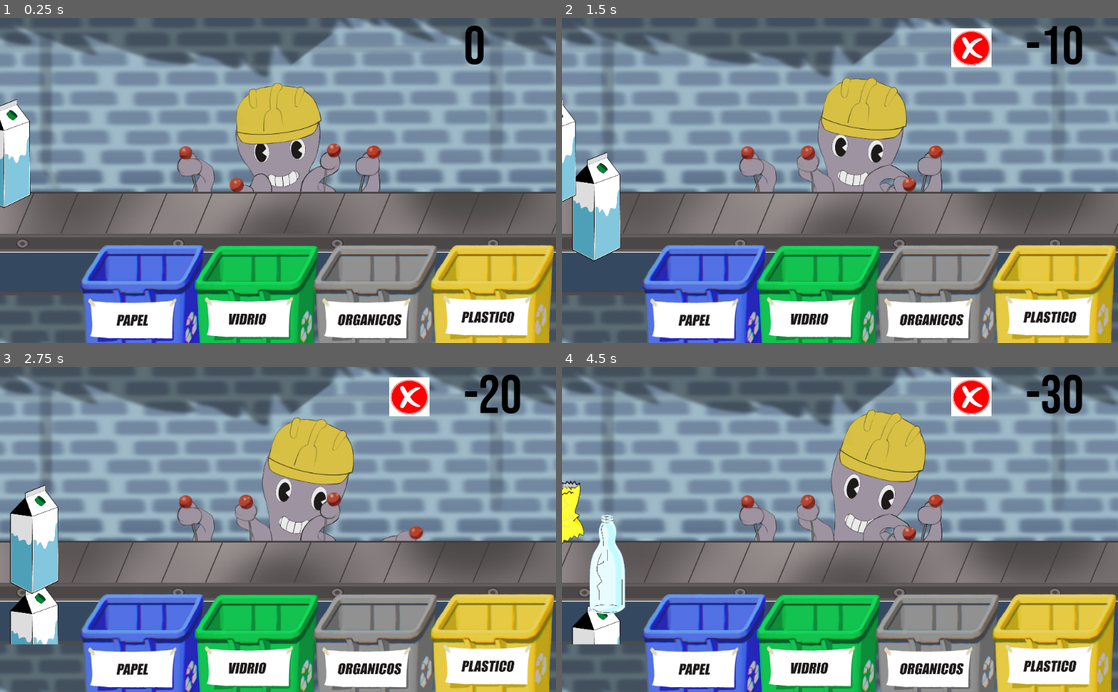
Above: before the commit, frames 1-4 (two rows, left to right).
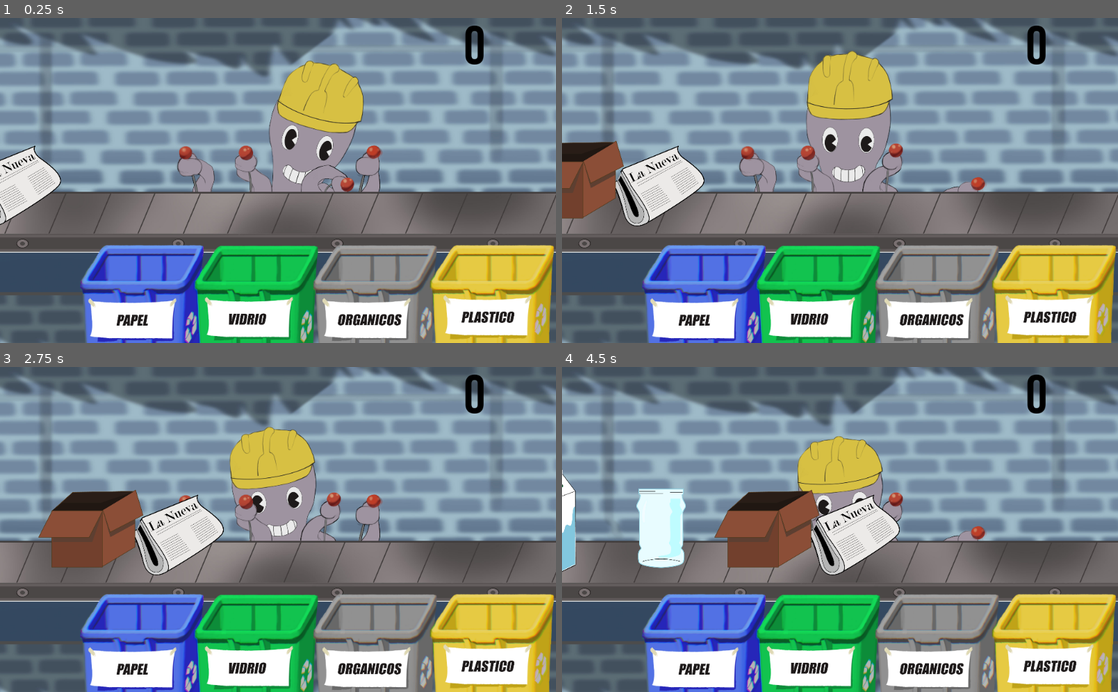
Above: after the commit, the same moments.

Repository: caburet/bu-cake
Game: Godot game, scene res://main.tscn
Two runs of this game, one before a commit and one after it. Both use one fixed random seed, a clock stepped at 60 frames per second and the inputs below.
Inputs (mouse positions are in pixels of both pictures, inside the frame that each line leads up to):
- Up to frame 1 (0.25 s): no input
- Up to frame 2 (1.5 s): tap Enter at 0.5 s; move the mouse to (595, 161) at 0.52 s; click (595, 161) at 0.67 s; move the mouse to (728, 196) at 1.27 s; click (728, 196) at 1.42 s
- Up to frame 3 (2.75 s): move the mouse to (33, 510) at 2.02 s; click (33, 510) at 2.17 s
- Up to frame 4 (4.5 s): move the mouse to (812, 594) at 2.77 s; click (812, 594) at 2.92 s; move the mouse to (595, 510) at 3.52 s; click (595, 510) at 3.67 s; move the mouse to (673, 480) at 4.27 s; click (673, 480) at 4.42 s

The runs differ from the first frame. In frame 1, 8.4% of the frame differs, in the area x 0-100%, y 13-67%; in frame 2, 13%; in frame 3, 16%; in frame 4, 18%, in the area x 0-99%, y 2-86%.

Commit message:
aca esta otro commit

Diff:
--- a/main.tscn
+++ b/main.tscn
@@ -76,6 +76,7 @@
 "
 
 [node name="ok" type="Node2D" parent="."]
+editor/display_folded = true
 position = Vector2( -78.9248, -26.3083 )
 
 [node name="Sprite5" type="Sprite" parent="ok"]
@@ -114,6 +115,7 @@
 scale = Vector2( 0.3, 0.3 )
 z_index = -10
 frames = SubResource( 2 )
+frame = 10
 speed_scale = 2.0
 playing = true
 
@@ -123,7 +125,7 @@
 position = Vector2( 518.374, 290.69 )
 scale = Vector2( 0.3, 0.3 )
 frames = SubResource( 4 )
-frame = 1
+frame = 2
 playing = true
 
 [node name="cinta" type="Node" parent="."]
@@ -132,7 +134,6 @@
 position = Vector2( 508.35, 376.609 )
 scale = Vector2( 0.4, 0.3 )
 frames = SubResource( 3 )
-frame = 1
 speed_scale = 2.0
 playing = true
 
--- a/vaso.tscn
+++ b/vaso.tscn
@@ -11,7 +11,7 @@
 script = ExtResource( 1 )
 
 [node name="Area2D" type="Area2D" parent="."]
-position = Vector2( 1.62903, 261.457 )
+position = Vector2( 1.62905, 299.976 )
 script = ExtResource( 2 )
 __meta__ = {
 "_edit_group_": true
--- a/vasoArea2D.gd
+++ b/vasoArea2D.gd
@@ -26,24 +26,41 @@
 		pass
 		#print ("genero basura  3")
 
+	#const pre1 = "res://assets-items/papel/sprites-1.png"
+	#const pre2 = "res://assets-items/papel/sprites-2.png"
+	#const pre3 = "res://assets-items/papel/sprites-3.png"
 
 
 	if typearea ==0:
-		var bullet_tex1 = preload("res://assets-items/papel/sprites-06.png")
+		rng.randomize()
+		var numero0 = str(rng.randi_range(1, 3))
+
+		var bullet_tex1 = load("res://assets-items/papel/sprites-"+numero0+".png")
 		self.get_child(0).get_child(0).set_texture(bullet_tex1)
+		#---------------------------------------------------------------------------------
 	if typearea ==1:
-		var bullet_tex1 = preload("res://assets-items/vidrio/sprites-08.png")
+		rng.randomize()
+		var numero1 = str(rng.randi_range(1, 3))
+
+		var bullet_tex1 = load("res://assets-items/vidrio/sprites-"+numero1+".png")
 		self.get_child(0).get_child(0).set_texture(bullet_tex1)
+		#-----------------------------------------------------------------------------
 	if typearea ==2:
-		var bullet_tex1 = preload("res://assets-items/organico/sprites-11.png")
+		rng.randomize()
+		var numero2 = str(rng.randi_range(1, 3))
+
+		var bullet_tex1 = load("res://assets-items/organico/sprites-"+numero2+".png")
 		self.get_child(0).get_child(0).set_texture(bullet_tex1)
+		#-----------------------------------------------------------------------------
 	if typearea ==3:
-		var bullet_tex1 = preload("res://assets-items/plastico/sprites-07.png")
+		rng.randomize()
+		var numero3 = str(rng.randi_range(1, 3))
+
+		var bullet_tex1 = load("res://assets-items/plastico/sprites-"+numero3+".png")
 		self.get_child(0).get_child(0).set_texture(bullet_tex1)
 
 
 var clicked = false
-
 
 #----------------------------------------------------------------------------------
 func _physics_process(delta):
Renamed: assets-items/organico/sprites-11.png -> assets-items/organico/sprites-1.png
Not shown, added: assets-items/organico/sprites-1.png.import
Renamed: assets-items/organico/sprites-12.png -> assets-items/organico/sprites-2.png
Not shown, added: assets-items/organico/sprites-2.png.import
Renamed: assets-items/organico/sprites-13.png -> assets-items/organico/sprites-3.png
Not shown, added: assets-items/organico/sprites-3.png.import
Renamed: assets-items/papel/sprites-04.png -> assets-items/papel/sprites-1.png
Not shown, added: assets-items/papel/sprites-1.png.import
Renamed: assets-items/papel/sprites-02.png -> assets-items/papel/sprites-2.png
Not shown, added: assets-items/papel/sprites-2.png.import
Renamed: assets-items/papel/sprites-03.png -> assets-items/papel/sprites-3.png
Not shown, added: assets-items/papel/sprites-3.png.import
(and 13 more such lines)
